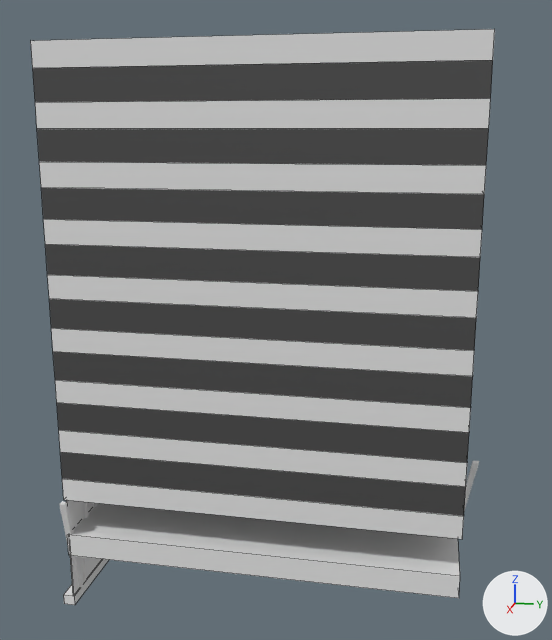
Before and after pictures for a commit that changed the OBJ model Assets/building.obj.
Camera for both pictures: a 50 mm camera at (73.8, 16.5, 40.6) aimed at (9.6, 3.6, 24.5). The lights are fixed; the arrows at lower right show +X, +Y and +Z. Mesh edges are drawn as thin lines on the coarser meshes. Where no turn or scale is listed for an object, it has been applied to the vertices. Vertices at the same position are counted once.

Names of what the first picture shows: 'Cube.013_Cube.012', 'Cube.030_Cube.028', 'Cube.031_Cube.029'.
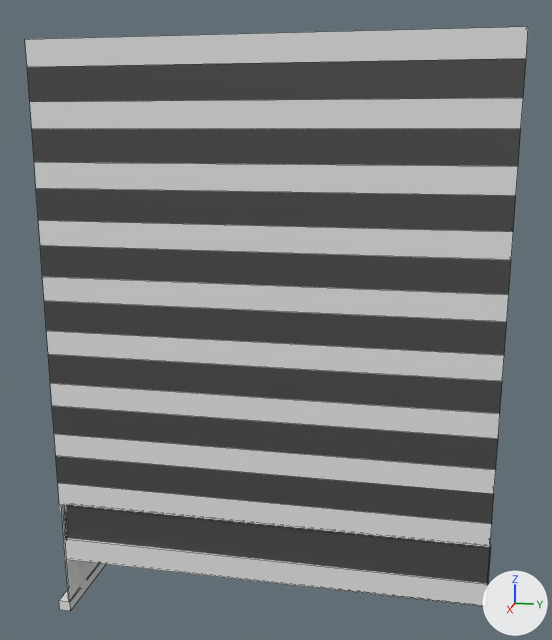
Changed parts and their boxes [x1, y1, x2, y2] in the pictures (552 x 640 px):
'Cube.030_Cube.028', mesh rescaled (8% wider): before [33, 60, 493, 539]; after [27, 59, 526, 547]
'Cube.013_Cube.012', reshaped (9% wider): before [63, 500, 460, 605]; after [59, 504, 491, 611]
'Cube.031_Cube.029', mesh rescaled (8% wider): before [31, 29, 495, 68]; after [25, 27, 528, 67]

Diff of the bpy script that builds the scene:
```diff
--- a/Assets/building.obj.py
+++ b/Assets/building.obj.py
@@ me_cube_013_cube_012 @@
 # used by ob_cube_013_cube_012; location = (0.0, 0.0, 0.0)
-me_cube_013_cube_012.from_pydata(...)  # 82 vertices, 80 faces; spans x 1.7..17.4, y -14.5..20.3, z -1.1..9.3
+me_cube_013_cube_012.from_pydata(...)  # 98 vertices, 96 faces; spans x 1.7..18.1, y -14.5..22.3, z -1.1..9.3
+# me_cube_013_cube_012 part 1
+# 1 face is deleted
+# 15 vertices in x 1.7..2.3, y 20.2..20.3, z -1.1..9.3 move by (0.0, 2.0, 0.0)
+# 9 vertices in x 17.2, y -14.5..-13.5, z -1.1..9.3 move by (0.9, 0.0, 0.0)
+# 6 vertices move from x 4.1..17.4, y -13.6..20.2, z 4.0..6.0 to x 4.1..18.1, y -13.6..22.3, z 4.0..6.0
+# 16 vertices are added at x 2.1..17.9, y -13.5..22.3, z 4.0..9.3
+# 11 new faces join them, mat_material_005 (white #e7e7e7)
+# 6 new faces join them, mat_glass (dark grey #494949)
 me_cube_013_cube_012.materials.append(mat_material_005)
@@ me_cube_030_cube_028 @@
 me_cube_030_cube_028.from_pydata(...)  # 68 vertices, 73 faces; spans x 1.8..17.2, y -13.8..20.2, z 9.3..45.3
 # used by ob_cube_030_cube_028; location = (0.0, 0.0, 0.0)
+# me_cube_030_cube_028 part 2: the whole mesh is scaled about its middle by (1.05, 1.06, 1), then moved by (0.4, 1.0, 0.0)
 me_cube_030_cube_028.materials.append(mat_material_014)
@@ me_cube_031_cube_029 @@
 me_cube_031_cube_029.from_pydata(...)  # 8 vertices, 6 faces; spans x 1.8..17.2, y -13.8..20.2, z 45.3..47.3
 # used by ob_cube_031_cube_029; location = (0.0, 0.0, 0.0)
+# me_cube_031_cube_029 part 3: the whole mesh is scaled about its middle by (1.05, 1.06, 1), then moved by (0.4, 1.0, 0.0)
 me_cube_031_cube_029.materials.append(mat_material_014)
```
